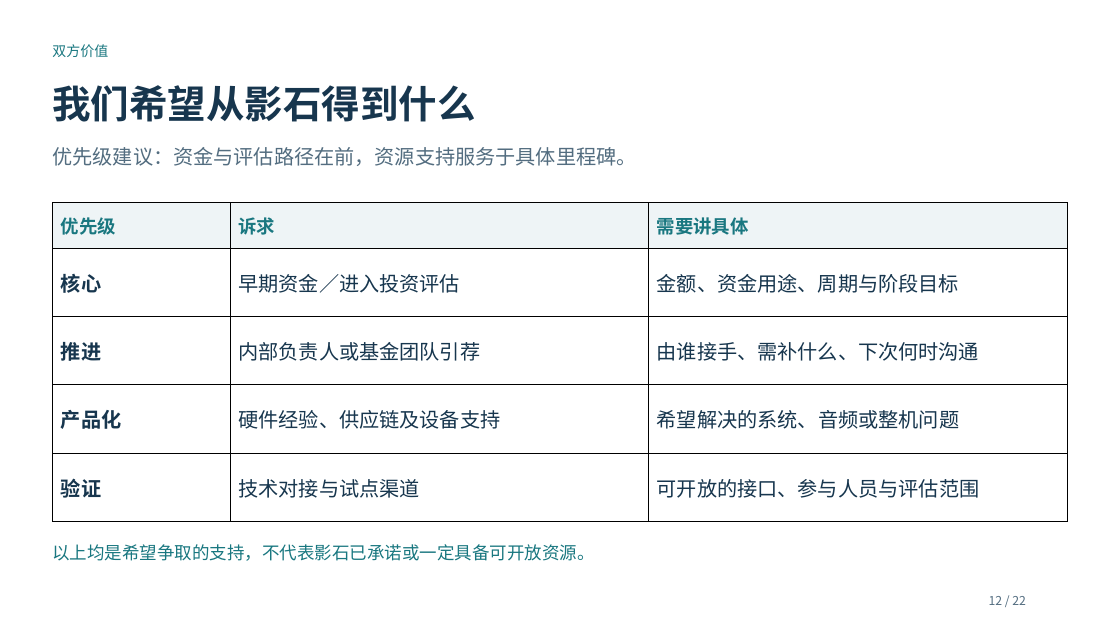
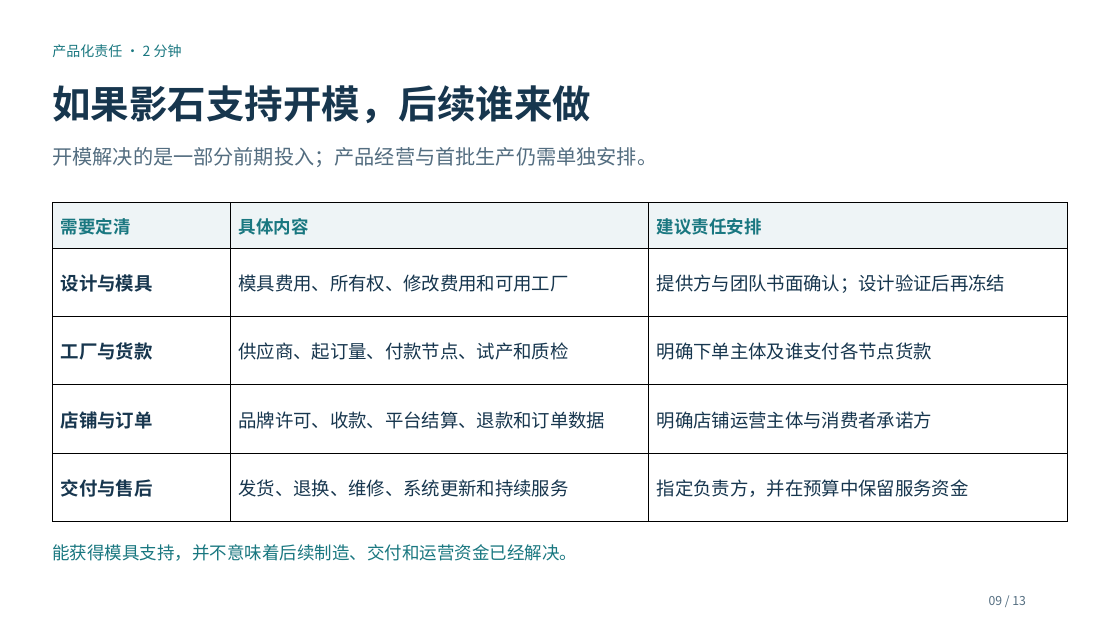
Before and after one commit to maxi-max-dev/maxi-max-dev.github.io, a slide deck: slide 9 of research/insta360-frame-discussion/unseen-insta360-discussion.pptx (slide 12 before the commit). Drawn at 1120x630 pixels with LibreOffice and Linux fonts; fonts in the diff are those of the drawing. Boxes give left, top, right and bottom in pixels: in the first picture for what was removed or moved away, otherwise in the second. Text is boxed around its words. In the diff, an @@ line names an element or a change of style, - is before the commit and + after.

```diff
--- a/research/insta360-frame-discussion/unseen-insta360-discussion.pptx
+++ b/research/insta360-frame-discussion/unseen-insta360-discussion.pptx
@@ text at <box>52,44,182,57</box>: text changed @@
-双方价值
+产品化责任 · 2 分钟
@@ text at <box>52,85,591,123</box>: text changed @@
-我们希望从影石得到什么
+如果影石支持开模，后续谁来做
@@ text at <box>52,147,657,167</box>: text changed @@
-优先级建议：资金与评估路径在前，资源支持服务于具体里程碑。
+开模解决的是一部分前期投入；产品经营与首批生产仍需单独安排。
@@ table at <box>52,203,1067,510</box> @@
-row 1: 优先级 | 诉求 | 需要讲具体
+row 1: 需要定清 | 具体内容 | 建议责任安排
-row 2: 核心 | 早期资金／进入投资评估 | 金额、资金用途、周期与阶段目标
+row 2: 设计与模具 | 模具费用、所有权、修改费用和可用工厂 | 提供方与团队书面确认；设计验证后再冻结
-row 3: 推进 | 内部负责人或基金团队引荐 | 由谁接手、需补什么、下次何时沟通
+row 3: 工厂与货款 | 供应商、起订量、付款节点、试产和质检 | 明确下单主体及谁支付各节点货款
-row 4: 产品化 | 硬件经验、供应链及设备支持 | 希望解决的系统、音频或整机问题
+row 4: 店铺与订单 | 品牌许可、收款、平台结算、退款和订单数据 | 明确店铺运营主体与消费者承诺方
-row 5: 验证 | 技术对接与试点渠道 | 可开放的接口、参与人员与评估范围
+row 5: 交付与售后 | 发货、退换、维修、系统更新和持续服务 | 指定负责方，并在预算中保留服务资金
@@ text at <box>52,544,577,561</box>: text changed @@
-以上均是希望争取的支持，不代表影石已承诺或一定具备可开放资源。
+能获得模具支持，并不意味着后续制造、交付和运营资金已经解决。
@@ text at <box>989,596,1026,605</box>: text changed @@
-12 / 22
+09 / 13
```
Also in this commit, not shown: 6 other slides changed, 6 slides added, 15 slides removed, 5 other files.
